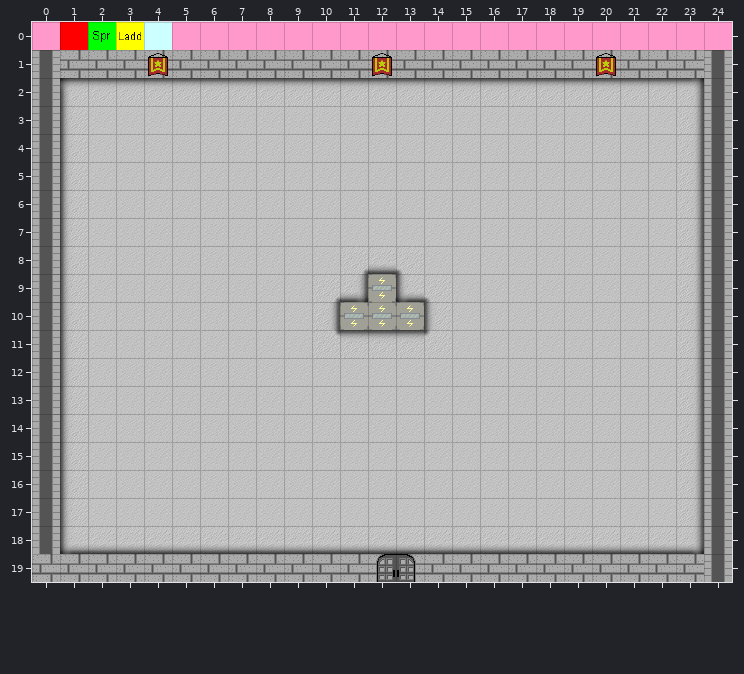
Tiled map, stored at tiles_map/BossRoom1.tmx. Above, as it was before the edit.
Cells are 32x32 px. Shown: x 0..24, y 0..19.
After the commit:
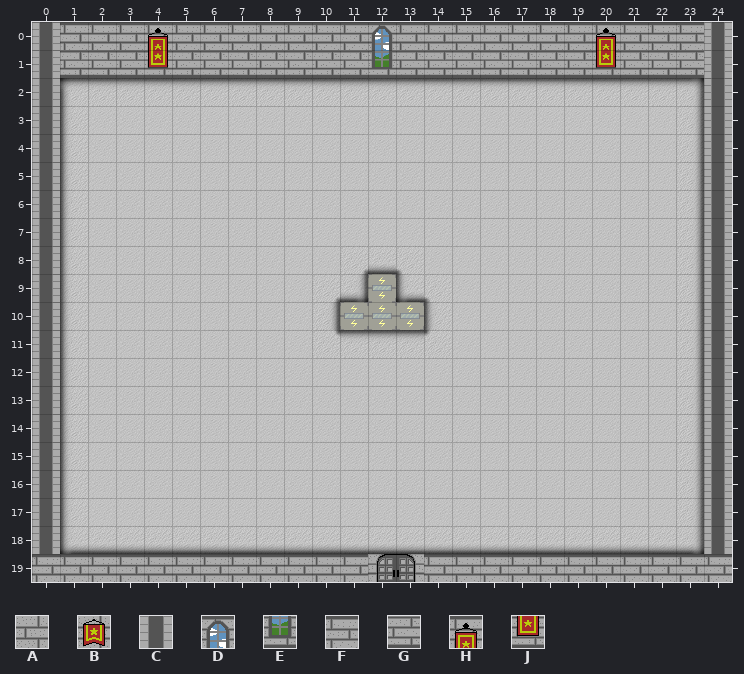
Key: from "Terrain_set": A 20, B 21, C 22, D 27, E 28, F 29, G 30, H 31, J 32.
_ is an empty cell.
Commit: tile improvement + 1st boss room
Difference:
Layer "Terrain_TL":
Tile C is added in row 0 at x 0 and 24.
Tile D is added in row 0 at x 12.
Tile E replaces tile B in row 1 at x 12.
Tile F replaces tile A in row 19 at x 0 to 11 and 14 to 23.
Tile F replaces tile C in row 19 at x 24.
Tile F is added in row 0 at x 1 to 3, 5 to 11, 13 to 19 and 21 to 23.
Tile G replaces tile A in row 1 at x 1 to 3, 5 to 11, 13 to 19 and 21 to 23.
Tile H is added in row 0 at x 4 and 20.
Tile J replaces tile B in row 1 at x 4 and 20.
